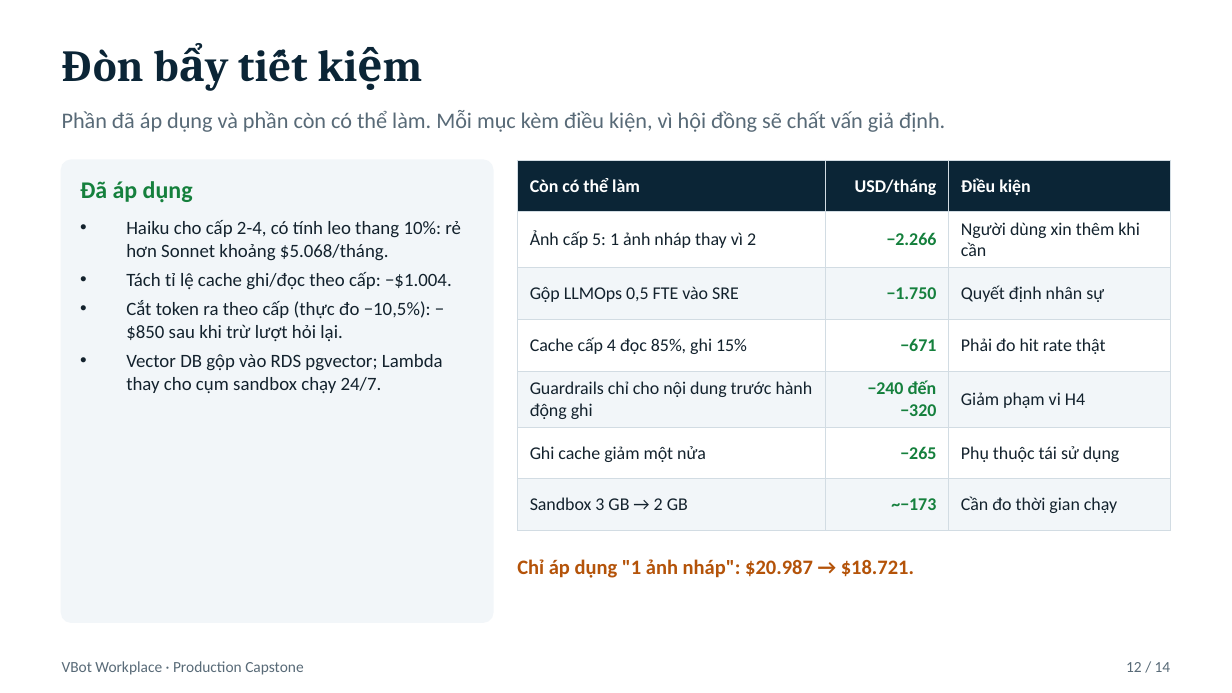
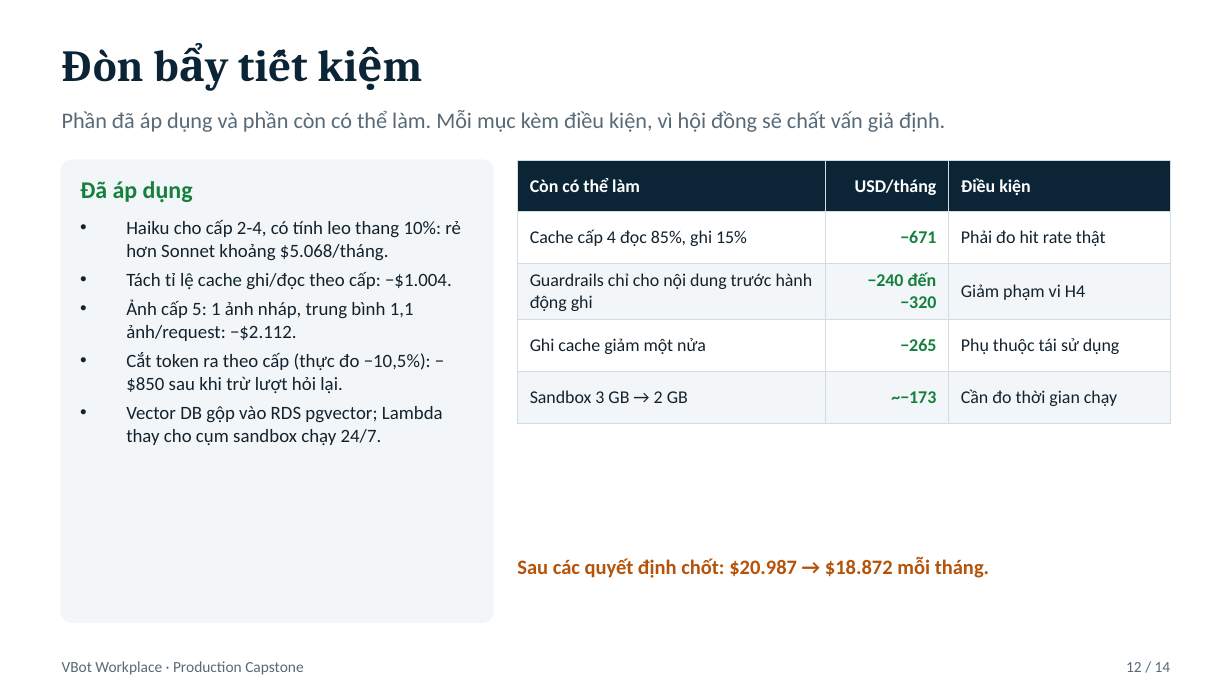
Before and after one commit to TuTune04/K4-Track2-Day28-TTL, a slide deck: slide 13 of submit/VBot_slide.pptx. Drawn at 1232x693 pixels with LibreOffice and Linux fonts; fonts in the diff are those of the drawing. Boxes give left, top, right and bottom in pixels: in the first picture for what was removed or moved away, otherwise in the second. Text is boxed around its words. In the diff, an @@ line names an element or a change of style, - is before the commit and + after.

```diff
--- a/submit/VBot_slide.pptx
+++ b/submit/VBot_slide.pptx
@@ table at (517, 160, 1170, 410) @@
-row 2: Ảnh cấp 5: 1 ảnh nháp thay vì 2 | −2.266 | Người dùng xin thêm khi cần
-row 3: Gộp LLMOps 0,5 FTE vào SRE | −1.750 | Quyết định nhân sự
@@ text at (126, 300, 414, 341): paragraph added @@
+• Ảnh cấp 5: 1 ảnh nháp, trung bình 1,1 ảnh/request: −$2.112.
@@ text at (517, 557, 989, 578): text changed @@
-Chỉ áp dụng "1 ảnh nháp": $20.987 → $18.721.
+Sau các quyết định chốt: $20.987 → $18.872 mỗi tháng.
```
Also in this commit, not shown: 10 other slides changed, 10 other files.
